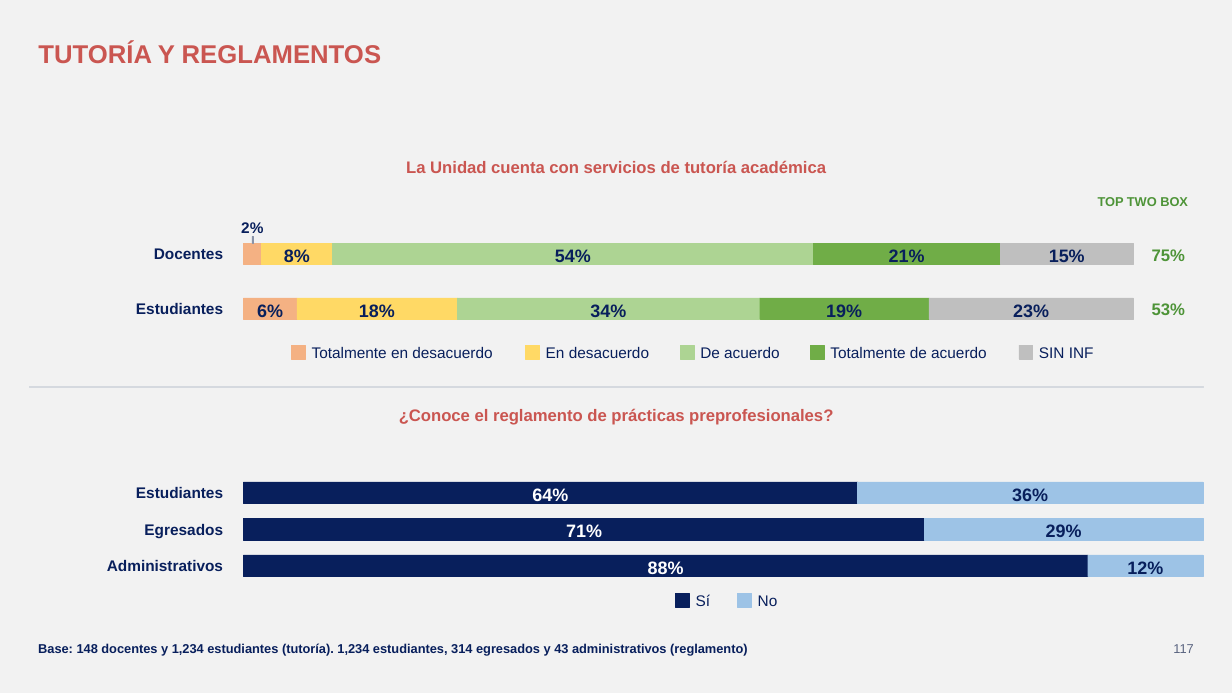
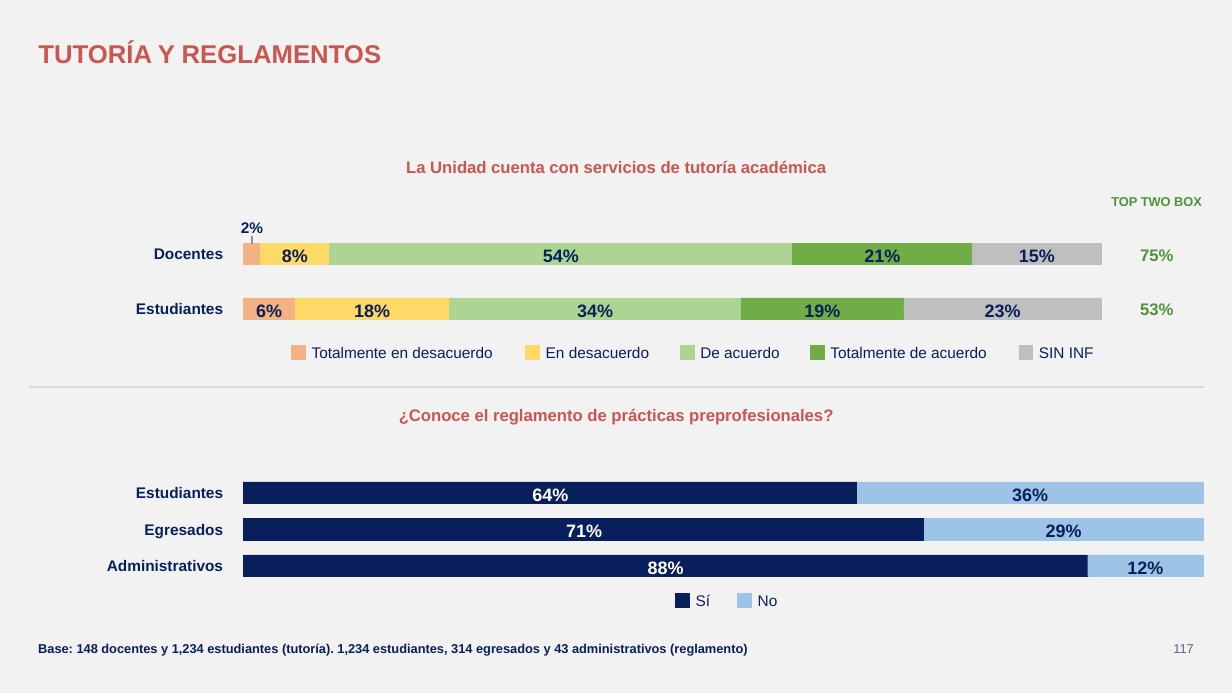
Before and after one commit to GonzaloAlmendariz/prosecnur-app, a slide deck: slide 117 of docs/qa/motor-ppt-2026-10-06/4-recetario/recetario-fiel.pptx. Drawn at 1232x693 pixels with LibreOffice and Linux fonts; fonts in the diff are those of the drawing; background and template pictures are left out. Boxes give left, top, right and bottom in pixels: in the first picture for what was removed or moved away, otherwise in the second. Text is boxed around its words. In the diff, an @@ line names an element or a change of style, - is before the commit and + after.

```diff
--- a/docs/qa/motor-ppt-2026-10-06/4-recetario/recetario-fiel.pptx
+++ b/docs/qa/motor-ppt-2026-10-06/4-recetario/recetario-fiel.pptx
@@ text "TOP TWO BOX": place and size @@
-text "TOP TWO BOX" at (1098,197,1188,206)
+text "TOP TWO BOX" at (1111,197,1202,206)
@@ text "54%": place and size @@
-text "54%" at (555,249,591,266)
+text "54%" at (543,249,579,266)
@@ rectangle: place and size @@
-rectangle at (333,243,814,264)
+rectangle at (329,243,793,264)
@@ text "21%": place and size @@
-text "21%" at (889,249,925,266)
+text "21%" at (864,249,900,266)
@@ rectangle: place and size @@
-rectangle at (813,243,1001,264)
+rectangle at (793,243,973,264)
@@ text "15%": place and size @@
-text "15%" at (1049,249,1085,266)
+text "15%" at (1019,249,1055,266)
@@ rectangle: place and size @@
-rectangle at (1000,243,1133,264)
+rectangle at (973,243,1102,264)
@@ text "75%": place and size @@
-text "75%" at (1152,249,1185,261)
+text "75%" at (1140,249,1173,261)
@@ text "18%": place and size @@
-text "18%" at (359,304,395,321)
+text "18%" at (354,304,390,321)
@@ rectangle: place and size @@
-rectangle at (297,298,457,319)
+rectangle at (295,298,449,319)
@@ text "34%": place and size @@
-text "34%" at (590,304,626,321)
+text "34%" at (577,304,613,321)
@@ rectangle: place and size @@
-rectangle at (457,298,761,319)
+rectangle at (449,298,741,319)
@@ text "19%": place and size @@
-text "19%" at (826,304,862,321)
+text "19%" at (804,304,840,321)
@@ rectangle: place and size @@
-rectangle at (760,298,929,319)
+rectangle at (741,298,905,319)
@@ text "23%": place and size @@
-text "23%" at (1013,304,1049,321)
+text "23%" at (985,304,1021,321)
@@ rectangle: place and size @@
-rectangle at (929,298,1134,319)
+rectangle at (904,298,1102,319)
@@ text "53%": place and size @@
-text "53%" at (1152,303,1185,315)
+text "53%" at (1140,303,1173,315)
```
Also in this commit, not shown: 13 other slides changed, 4 slides added, 11 other files.
